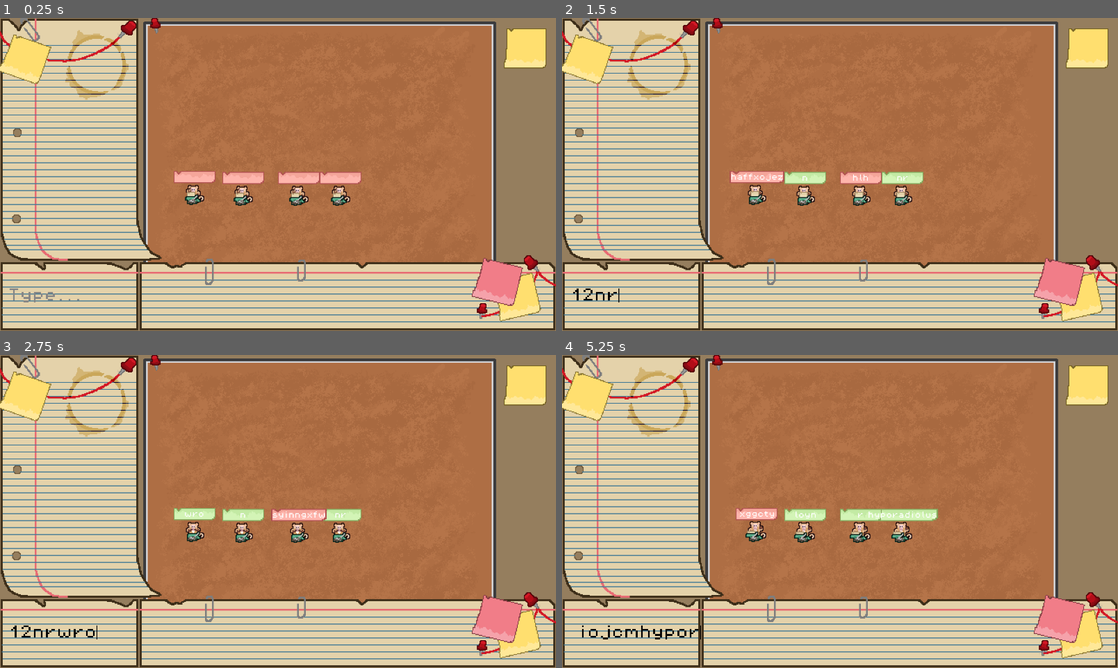
Above: before the commit, frames 1-4 (two rows, left to right).
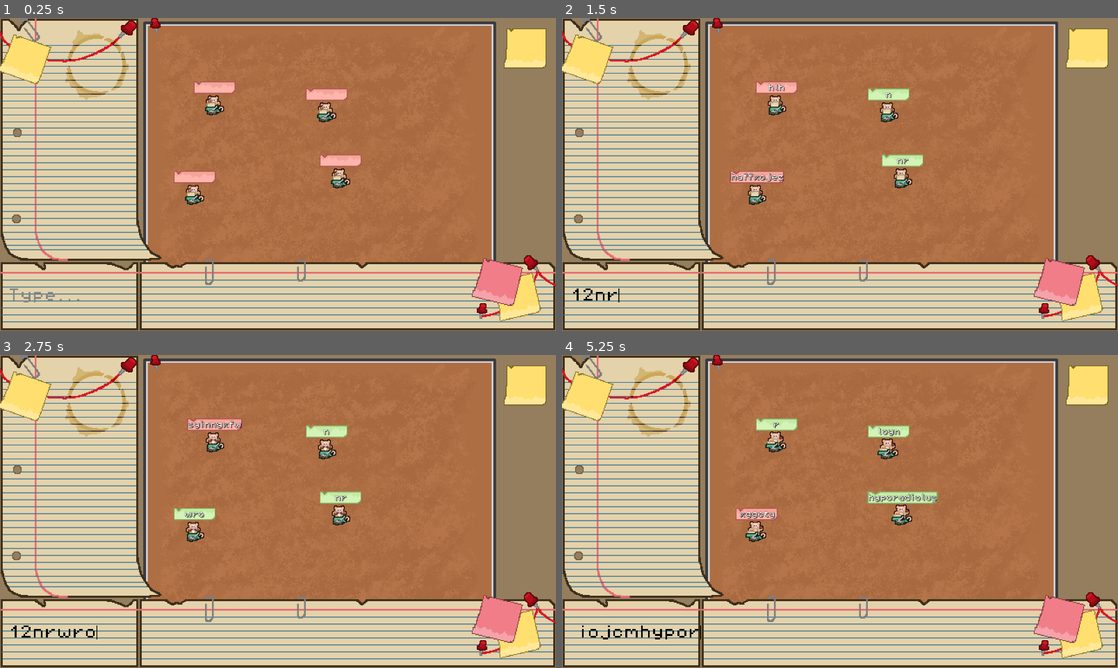
Above: after the commit, the same moments.

Repository: levienk/GMTK-Game-Jam-2024
Game: Godot game, scene res://game.tscn
Same seed, same stepped clock (60 frames per second), same inputs: the game is played once before the commit and once after it.
Inputs (mouse positions are in pixels of both pictures, inside the frame that each line leads up to):
- Up to frame 1 (0.25 s): no input
- Up to frame 2 (1.5 s): click (634, 296) at 0.52 s; type "12" at 0.6 s; type "nr" at 1.25 s
- Up to frame 3 (2.75 s): type "wro" at 2 s
- Up to frame 4 (5.25 s): type "syinngxfw" at 2.75 s; tap Enter (submit) at 3.5 s; move the mouse to (962, 495) at 3.52 s; hold Enter (submit) from 3.53 s (still down); click (962, 495) at 3.67 s; type "biojcm" at 4.25 s; type "hyporadiolus" at 5 s

The runs differ from the first frame. In frame 1, 2.5% of the frame differs, in the area x 34-65%, y 20-60%; in frame 2, 2.7%; in frame 3, 2.7%; in frame 4, 3.1%, in the area x 31-68%, y 20-60%.

Commit message:
Updated WordBox size, auto-orgnaized in WordBank
Two things:
- Made WordBox a proper size
- Made WordBoxes automatically place themselves in WordBank.

TODO:
- Fix sizing (colliders?) in WordBank.

Diff:
--- a/game.tscn
+++ b/game.tscn
@@ -19,7 +19,7 @@
 anchor_mode = 0
 
 [node name="Monkey" parent="." instance=ExtResource("4_21wsr")]
-position = Vector2(392, 216)
+position = Vector2(392, 196)
 
 [node name="LineEdit" parent="." instance=ExtResource("5_1mtwb")]
 offset_left = 9.0
@@ -31,10 +31,10 @@
 position = Vector2(224, 215)
 
 [node name="Monkey3" parent="." instance=ExtResource("4_21wsr")]
-position = Vector2(280, 216)
+position = Vector2(376, 120)
 
 [node name="Monkey4" parent="." instance=ExtResource("4_21wsr")]
-position = Vector2(344, 216)
+position = Vector2(247, 112)
 
 [node name="WordBank" parent="." instance=ExtResource("7_x0vgp")]
 
--- /dev/null
+++ b/h_flow_container.gd
@@ -0,0 +1,13 @@
+extends FlowContainer
+
+
+# Called when the node enters the scene tree for the first time.
+func _ready() -> void:
+	pass # Replace with function body.
+func update() -> void:
+
+	pass
+
+# Called every frame. 'delta' is the elapsed time since the previous frame.
+func _process(delta: float) -> void:
+	pass
--- a/interface/text_boundary.gd
+++ b/interface/text_boundary.gd
@@ -8,4 +8,4 @@
 		$Label.size.x = max_length
 
 	size = $Label.size
-	size.x += 16
+	size.x += 4
--- a/interface/word_box.tscn
+++ b/interface/word_box.tscn
@@ -1,8 +1,16 @@
-[gd_scene load_steps=5 format=3 uid="uid://dv6x0kvxxur1q"]
+[gd_scene load_steps=7 format=3 uid="uid://dv6x0kvxxur1q"]
 
 [ext_resource type="Script" path="res://interface/word_box.gd" id="1_2qhla"]
 [ext_resource type="Texture2D" uid="uid://ci80rhxutmv58" path="res://assets/art/textures/wordbox.png" id="2_tixl6"]
 [ext_resource type="Script" path="res://interface/text_boundary.gd" id="3_yw6rr"]
+[ext_resource type="FontFile" uid="uid://fom1ort0rksd" path="res://assets/fonts/PixelOperator8.ttf" id="4_fdlpd"]
+
+[sub_resource type="LabelSettings" id="LabelSettings_flsi5"]
+font = ExtResource("4_fdlpd")
+font_size = 8
+outline_size = 1
+outline_color = Color(0, 0, 0, 1)
+shadow_color = Color(0, 0, 0, 0.392157)
 
 [sub_resource type="RectangleShape2D" id="RectangleShape2D_v4xee"]
 
@@ -10,10 +18,10 @@
 script = ExtResource("1_2qhla")
 
 [node name="TextBoundary" type="TextureRect" parent="."]
-custom_minimum_size = Vector2(48, 48)
 offset_right = 48.0
 offset_bottom = 48.0
 texture = ExtResource("2_tixl6")
+expand_mode = 2
 script = ExtResource("3_yw6rr")
 
 [node name="Label" type="Label" parent="TextBoundary"]
@@ -27,6 +35,7 @@
 offset_bottom = 9.0
 grow_vertical = 2
 text = "out fo time"
+label_settings = SubResource("LabelSettings_flsi5")
 vertical_alignment = 1
 
 [node name="WordBoxCollider" type="CollisionShape2D" parent="."]
--- a/monkey/monkey.tscn
+++ b/monkey/monkey.tscn
@@ -11,6 +11,7 @@
 [ext_resource type="Texture2D" uid="uid://dnmgl4y2wo276" path="res://assets/art/sprites/Monkey1_powerup_1.png" id="7_uuv0w"]
 [ext_resource type="Texture2D" uid="uid://djei02dtjk36c" path="res://assets/art/sprites/Monkey1_typing_2.png" id="9_2aik7"]
 [ext_resource type="Texture2D" uid="uid://hyhswrjym8dy" path="res://assets/art/sprites/Typewriter_moving_1.png" id="10_wxr01"]
+[ext_resource type="FontFile" uid="uid://fom1ort0rksd" path="res://assets/fonts/PixelOperator8.ttf" id="12_ag1vf"]
 
 [sub_resource type="AtlasTexture" id="AtlasTexture_gm7ff"]
 atlas = ExtResource("3_l4cj1")
@@ -855,6 +856,13 @@
 "name": &"typewriter_moving",
 "speed": 5.0
 }]
+
+[sub_resource type="LabelSettings" id="LabelSettings_whqng"]
+font = ExtResource("12_ag1vf")
+font_size = 8
+outline_size = 1
+outline_color = Color(0, 0, 0, 1)
+shadow_color = Color(0, 0, 0, 0.392157)
 
 [node name="Monkey" type="Node2D"]
 z_index = 5
@@ -903,6 +911,7 @@
 grow_horizontal = 2
 grow_vertical = 2
 theme_override_font_sizes/font_size = 8
+label_settings = SubResource("LabelSettings_whqng")
 horizontal_alignment = 1
 vertical_alignment = 1
 
--- a/word_bank.gd
+++ b/word_bank.gd
@@ -2,7 +2,7 @@
 
 const size = Vector2(160, 280)
 @onready var collider = $WordBankCollider
-@onready var WordBox = preload("res://interface/word_box.tscn")
+@onready var WordBoxHolder = preload("res://word_box_holder.tscn")
 
 # Called when the node enters the scene tree for the first time.
 func _ready() -> void:
@@ -19,6 +19,8 @@
 
 	collider.set_shape(collider_shape)
 
+	$FlowContainer.size = size
+
 
 
 
@@ -29,5 +31,6 @@
 
 func _on_line_edit_new_word_typed(word: String) -> void:
 
-	var new_word_box = WordBox.instantiate()
-	add_child(new_word_box)
+	var new_word_container = WordBoxHolder.instantiate()
+	new_word_container.create(word)
+	$FlowContainer.add_child(new_word_container)
--- a/word_bank.tscn
+++ b/word_bank.tscn
@@ -1,6 +1,7 @@
-[gd_scene load_steps=3 format=3 uid="uid://dxewiah0bqiki"]
+[gd_scene load_steps=4 format=3 uid="uid://dxewiah0bqiki"]
 
 [ext_resource type="Script" path="res://word_bank.gd" id="1_5vbw8"]
+[ext_resource type="Script" path="res://h_flow_container.gd" id="2_rs8d5"]
 
 [sub_resource type="RectangleShape2D" id="RectangleShape2D_2hqu2"]
 size = Vector2(160, 280)
@@ -11,6 +12,8 @@
 [node name="WordBankCollider" type="CollisionShape2D" parent="."]
 shape = SubResource("RectangleShape2D_2hqu2")
 
-[node name="HFlowContainer" type="HFlowContainer" parent="."]
+[node name="FlowContainer" type="FlowContainer" parent="."]
+clip_contents = true
 offset_right = 40.0
 offset_bottom = 40.0
+script = ExtResource("2_rs8d5")
--- /dev/null
+++ b/word_box_holder.gd
@@ -0,0 +1,15 @@
+extends Control
+# Called when the node enters the scene tree for the first time.
+func _ready() -> void:
+	pass # Replace with function body.
+
+
+# Called every frame. 'delta' is the elapsed time since the previous frame.
+func _process(delta: float) -> void:
+	pass
+
+func create(word: String) -> void:
+
+	$WordBox.set_text(word)
+
+	self.custom_minimum_size = $WordBox/TextBoundary.size
--- /dev/null
+++ b/word_box_holder.tscn
@@ -0,0 +1,14 @@
+[gd_scene load_steps=3 format=3 uid="uid://c67iy4pmtipyr"]
+
+[ext_resource type="Script" path="res://word_box_holder.gd" id="1_tnuv2"]
+[ext_resource type="PackedScene" uid="uid://dv6x0kvxxur1q" path="res://interface/word_box.tscn" id="2_3bvp7"]
+
+[node name="WordBoxHolder" type="CenterContainer"]
+anchors_preset = 15
+anchor_right = 1.0
+anchor_bottom = 1.0
+grow_horizontal = 2
+grow_vertical = 2
+script = ExtResource("1_tnuv2")
+
+[node name="WordBox" parent="." instance=ExtResource("2_3bvp7")]
Binary file changed: assets/art/textures/wordbox.aseprite
Binary file changed: assets/art/textures/wordbox.png
Not shown: 1 places in monkey/monkey.tscn that only renumber resources
Not shown, added: assets/art/textures/wordbox.png.r0
